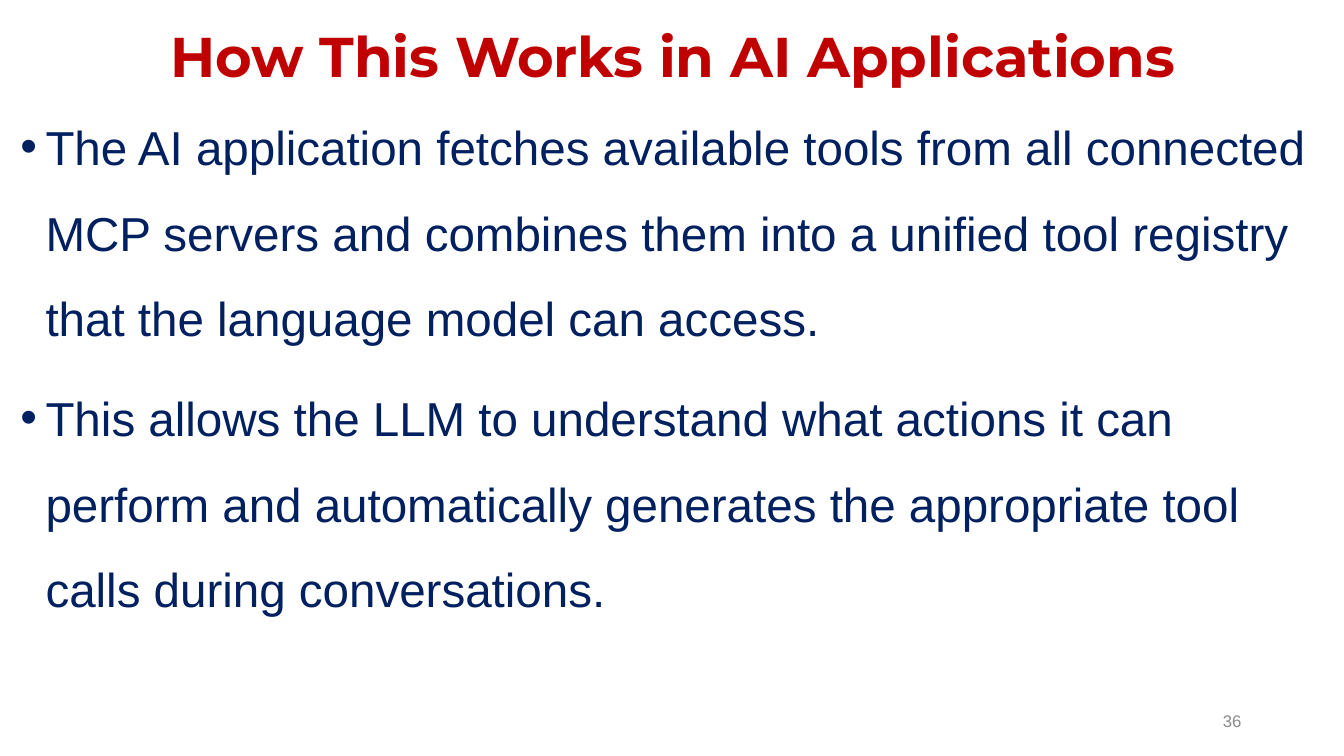
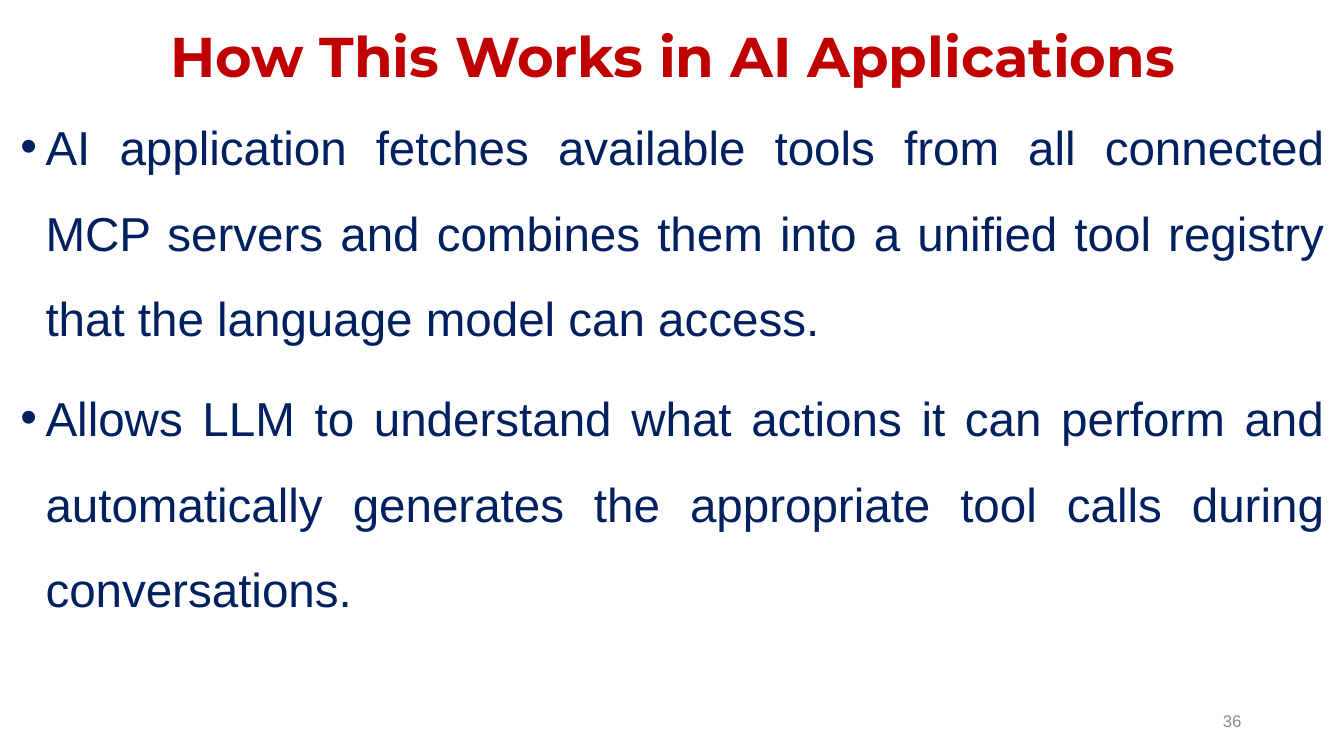
Before and after one commit to janakimeena/Building-Agents-with-MCP, a slide deck: slide 36 of MCP Architecture.pptx. Drawn at 1344x756 pixels with LibreOffice and Linux fonts; fonts in the diff are those of the drawing. Boxes give left, top, right and bottom in pixels: in the first picture for what was removed or moved away, otherwise in the second. Text is boxed around its words. In the diff, an @@ line names an element or a change of style, - is before the commit and + after.

```diff
--- a/MCP Architecture.pptx
+++ b/MCP Architecture.pptx
@@ text at (x1=46, y1=130, x2=1324, y2=608): text changed @@
-• The AI application fetches available tools from all connected MCP servers and combines them into a unified tool registry that the language model can access.
-• This allows the LLM to understand what actions it can perform and automatically generates the appropriate tool calls during conversations.
+• AI application fetches available tools from all connected MCP servers and combines them into a unified tool registry that the language model can access.
+• Allows LLM to understand what actions it can perform and automatically generates the appropriate tool calls during conversations.
```
Also in this commit, not shown: 21 other slides changed, 1 slide removed, 5 other files.
